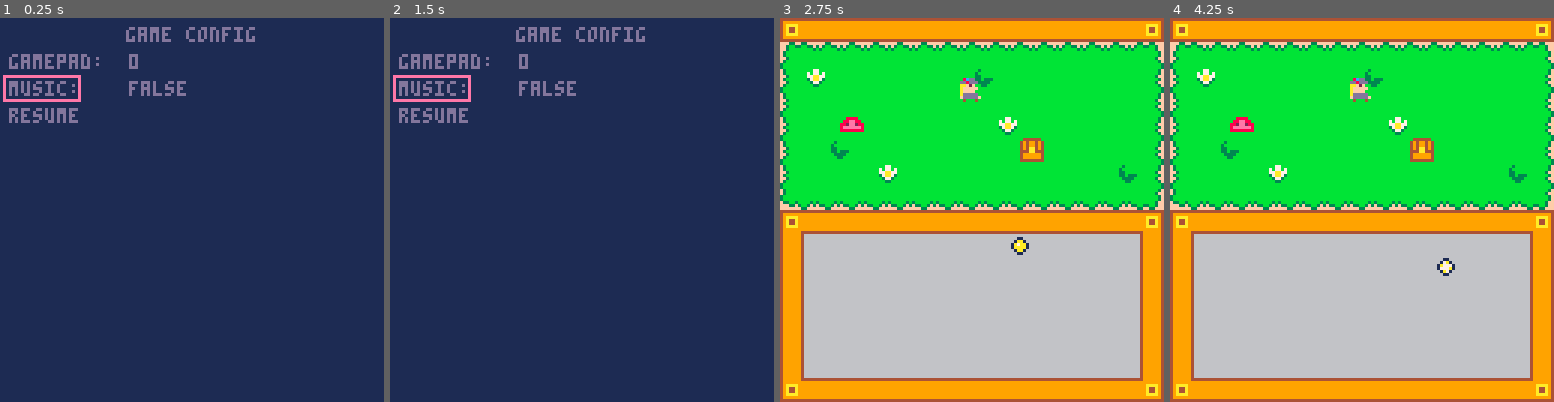
Above: before the commit, frames 1-4 (left to right).
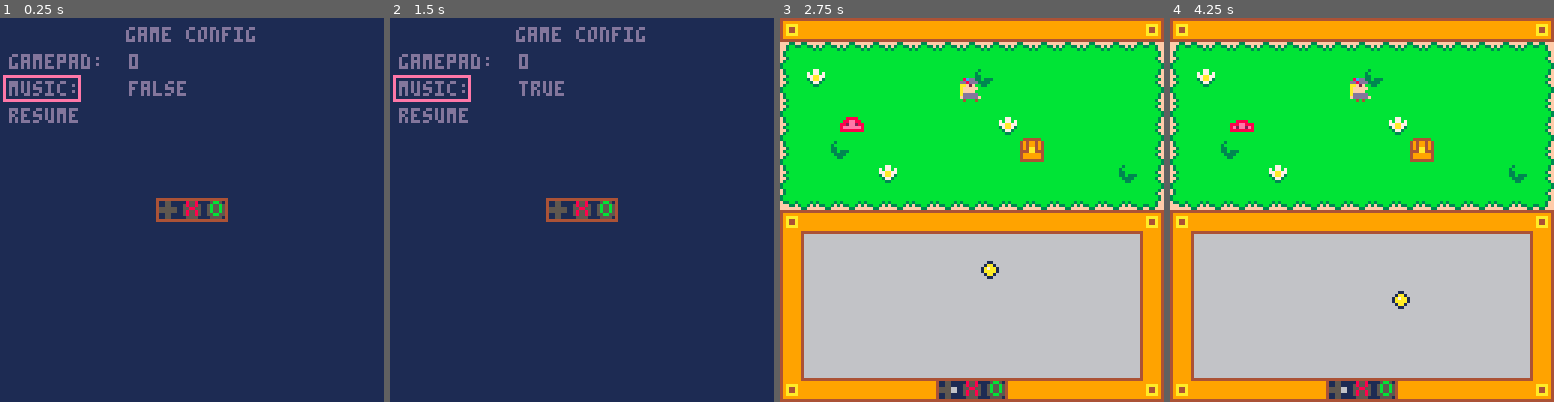
Above: after the commit, the same moments.

Repository: learnb/adventure-watch
Game: PICO-8 cartridge adventure-watch.p8
Two runs of this game, one before a commit and one after it. Both use one fixed random seed, a clock stepped at 60 frames per second and the inputs below.
Inputs:
- Up to frame 1 (0.25 s): no input
- Up to frame 2 (1.5 s): tap X (X key) at 0.33, 1.07 s; tap O (Z key) at 0.7 s
- Up to frame 3 (2.75 s): hold Right 1.6-2.1 s; tap O (Z key) at 1.7, 2.1, 2.5 s; tap X (X key) at 1.85 s; hold Up 2.15-2.42 s; hold Right from 2.47 s (still down)
- Up to frame 4 (4.25 s): tap O (Z key) every 0.4 s from 2.9 to 4.1 s; tap X (X key) at 2.97, 4.08 s; release Right at 3.03 s; hold Left 3.08-3.58 s; hold Down 3.63-3.97 s; hold Right from 4.02 s (still down)

The runs differ from the first frame. In frame 1, 0.9% of the frame differs, in the area x 40-60%, y 46-54%; in frame 2, 1.0%; in frame 3, 1.2%; in frame 4, 1.3%, in the area x 16-75%, y 21-100%.

Commit message:
added gamepad visual

Diff:
--- a/adventure-watch.p8
+++ b/adventure-watch.p8
@@ -7,13 +7,13 @@
   init_menu()
 end
 function _update()
-  if (btnp(5,pad)) then paused = not paused end
   if reset then
     start_game()
   end
   if paused then
     update_menu()
   else
+    if (btnp(5,pad)) then paused = not paused end
     update_sim()
     update_mini()
   end
@@ -113,6 +113,7 @@
 function draw_mini()
   mapdraw(0,8,0,64,16,8)
   entdraw(pc)
+  draw_gamepad(52, 120)
 end
 
 -->8
@@ -149,6 +150,8 @@
   if menu.selected == 2 then -- resume
     rect(1, 28, 27, 36, 14)
   end
+  -- gamepad icons
+  draw_gamepad(52,60)
   -- reset color
   color(0)
 end
@@ -194,7 +197,19 @@
   end
   return -1
 end
-
+function draw_gamepad(x,y)
+  rectfill(x,y,x+23,y+7, 1)
+  rect(x,y,x+23,y+7, 4)
+  if (btn(1,pad)) then spr(9, x, y)     --  right btn
+  elseif (btn(2,pad)) then spr(8, x, y) --  up btn
+  elseif(btn(3,pad)) then spr(10, x, y)  --  down btn
+  elseif(btn(0,pad)) then spr(11, x, y)  --  left btn
+  else spr(7,  x, y) end
+  if (btn(4,pad)) then spr(13, x+8, y)
+  else spr(12, x+8, y) end
+  if (btn(5,pad)) then spr(15, x+16, y)
+  else spr(14, x+16, y) end
+end
 function play_bg_music(on)
   if on then
     music(0)
@@ -206,12 +221,12 @@
 
 __gfx__
 08cdd00008cdd00008cdd00008cdd00008cdd00008cdd00000000000000000000000000000000000000000000000000000000000000000000000000000000000
-dd8ddd00dd8ddd00dd8ddd00dd8ddd00dd8ddd00dd8ddd0000000000000000000000000000000000000000000000000000000000000000000000000000000000
-aaf2f000aaf2f000aaf2f000aaf2f000aaf2f000aaf2f00000000000000000000000000000000000000000000000000000000000000000000000000000000000
-afffff00afffff00afffff00afffff00afffff00afffff0000000000000000000000000000000000000000000000000000000000000000000000000000000000
-affff000affff000affff000affff000affff000affff00000000000000000000000000000000000000000000000000000000000000000000000000000000000
-addddd00addddd00addddd00addddd00addddd00addddd0000000000000000000000000000000000000000000000000000000000000000000000000000000000
-fdddddf0fdddddf0fdddddf0fdddddf0fdddddf0fdddddf000000000000000000000000000000000000000000000000000000000000000000000000000000000
+dd8ddd00dd8ddd00dd8ddd00dd8ddd00dd8ddd00dd8ddd000000000000055000000660000005500000055000000550000085580000666600005bb50000666600
+aaf2f000aaf2f000aaf2f000aaf2f000aaf2f000aaf2f000000000000005500000066000000550000005500000055000058558500686686005b55b50066bb660
+afffff00afffff00afffff00afffff00afffff00afffff00000000000555555005555550055556600555555006655550055885500686686005b55b5006b66b60
+affff000affff000affff000affff000affff000affff000000000000555555005555550055556600555555006655550058558500668866005b55b5006b66b60
+addddd00addddd00addddd00addddd00addddd00addddd000000000000055000000550000005500000066000000550000585585006866860055bb55006b66b60
+fdddddf0fdddddf0fdddddf0fdddddf0fdddddf0fdddddf0000000000005500000055000000550000006600000055000005555000086680000555500006bb600
 04000400004040000400040000404000040004000040400000000000000000000000000000000000000000000000000000000000000000000000000000000000
 00000000000000000000000000000000000000000000000000000000000000000000000000000000000000000000000000000000000000000000000000000000
 00011000000110000001100000011000000110000001100000000000000000000000000000000000000000000000000000000000000000000000000000000000
